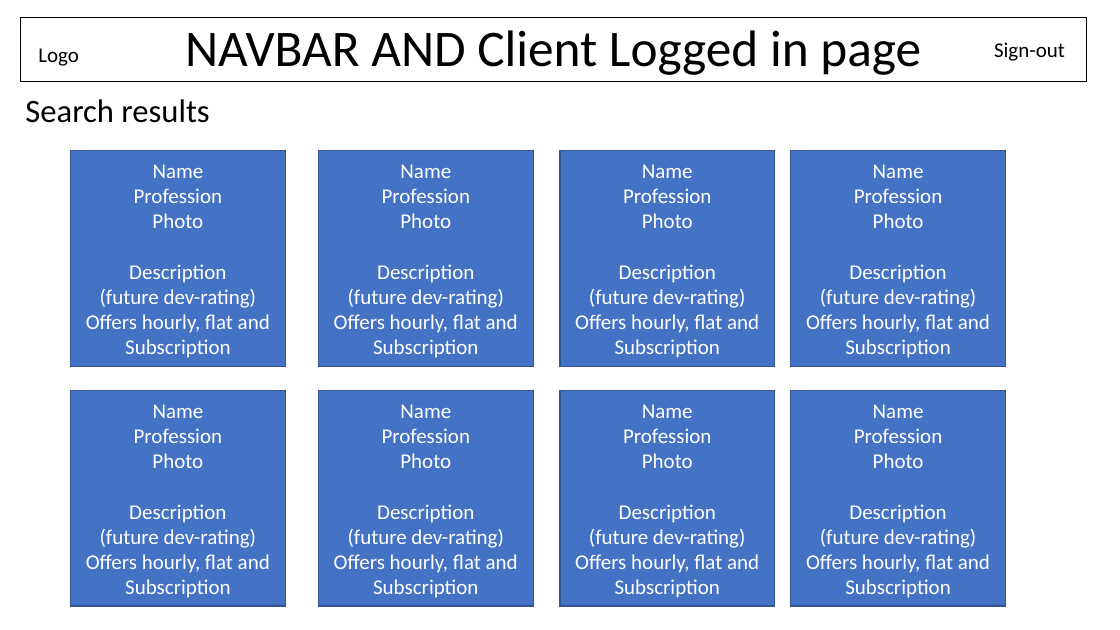
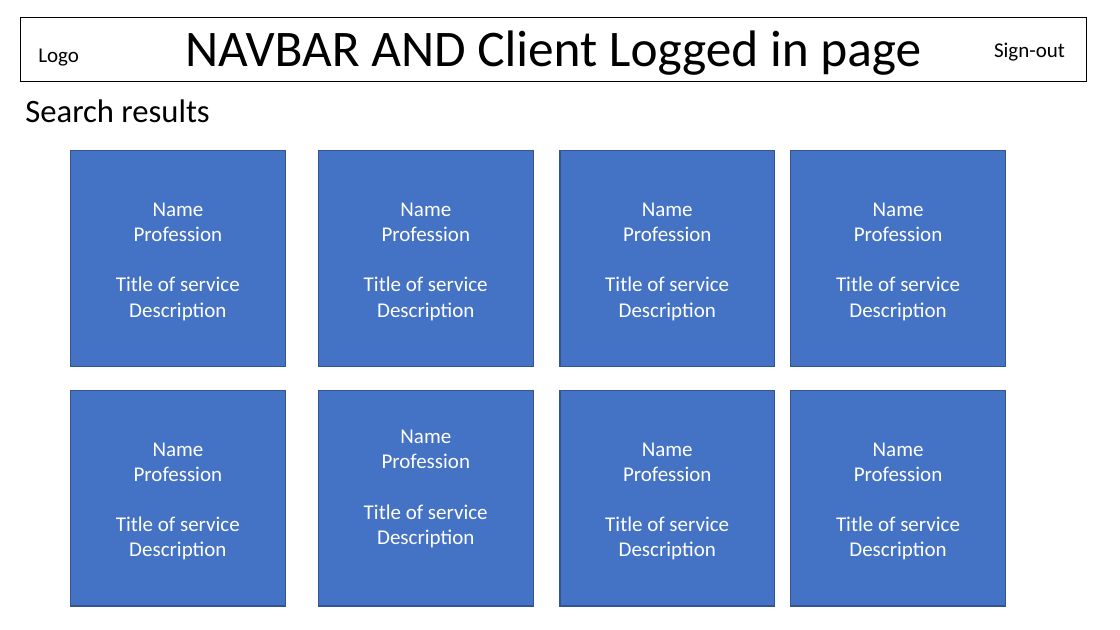
Before and after one commit to breakfireaus/Inter-book, a slide deck: slide 4 of File documents/Wireframe.pptx. Drawn at 1120x630 pixels with LibreOffice and Linux fonts; fonts in the diff are those of the drawing. Boxes give left, top, right and bottom in pixels: in the first picture for what was removed or moved away, otherwise in the second. Text is boxed around its words. In the diff, an @@ line names an element or a change of style, - is before the commit and + after.

```diff
--- a/File documents/Wireframe.pptx
+++ b/File documents/Wireframe.pptx
@@ text in rectangle at [86, 289, 270, 358]: paragraphs removed @@
-(future dev-rating)
-Offers hourly, flat and Subscription
@@ text in rectangle at [116, 276, 240, 291]: text changed @@
-Photo
+Title of service
@@ text in rectangle at [334, 289, 518, 358]: paragraphs removed @@
-(future dev-rating)
-Offers hourly, flat and Subscription
@@ text in rectangle at [364, 276, 488, 291]: text changed @@
-Photo
+Title of service
@@ text in rectangle at [575, 289, 759, 358]: paragraphs removed @@
-(future dev-rating)
-Offers hourly, flat and Subscription
@@ text in rectangle at [605, 276, 729, 291]: text changed @@
-Photo
+Title of service
@@ text in rectangle at [806, 289, 990, 358]: paragraphs removed @@
-(future dev-rating)
-Offers hourly, flat and Subscription
@@ text in rectangle at [836, 276, 960, 291]: text changed @@
-Photo
+Title of service
@@ text in rectangle at [364, 504, 488, 519]: text changed @@
-Photo
+Title of service
@@ text in rectangle at [86, 529, 270, 598]: paragraphs removed @@
-(future dev-rating)
-Offers hourly, flat and Subscription
@@ text in rectangle at [116, 516, 240, 531]: text changed @@
-Photo
+Title of service
@@ text in rectangle at [334, 529, 518, 598]: paragraphs removed @@
-(future dev-rating)
-Offers hourly, flat and Subscription
@@ text in rectangle at [575, 529, 759, 598]: paragraphs removed @@
-(future dev-rating)
-Offers hourly, flat and Subscription
@@ text in rectangle at [605, 516, 729, 531]: text changed @@
-Photo
+Title of service
@@ text in rectangle at [806, 529, 990, 598]: paragraphs removed @@
-(future dev-rating)
-Offers hourly, flat and Subscription
@@ text in rectangle at [836, 516, 960, 531]: text changed @@
-Photo
+Title of service
```
Also in this commit, not shown: 4 other slides changed, 1 slide removed, 5 other files.
